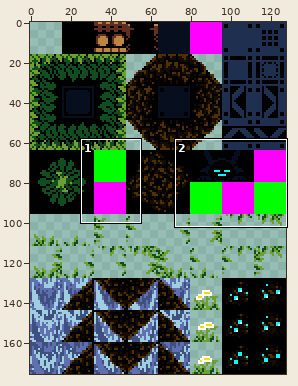
Two versions of one sprite sheet, img/ts_forest.png. Above: a wide view before the commit, with the close-up outlined.
Close-up. First the earlier version:
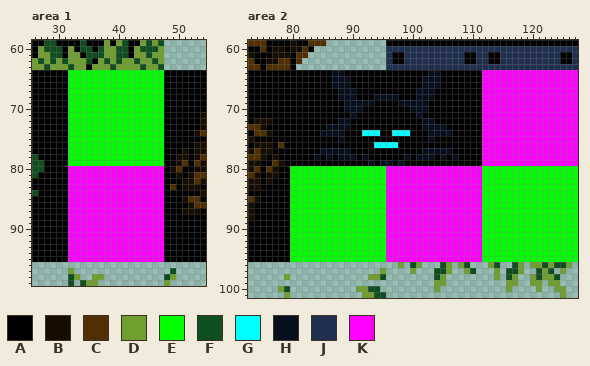
The file is 128x176 pixels. Shown: area 1: x 26..54, y 59..99; area 2: x 73..127, y 59..101.
Palette (. is transparent): A #000000  B #160d00  C #503000  D #6f9f2f  E #00ff00  F #0f4f1f  G #00ffff  H #070f1f  J #1f2f4f  K #ff00ff
Pixels before, area 1, first column x 26:
 59 AAFFAAAAFAAADADFAADFDF.......
 60 ADFFFADAFFAFDDFFADFFFD.......
 61 ADDFFADDAFFFDDFFADDFDD.......
 62 DFDFDFDDDFADFDFDDFDDFD.......
 63 DDFDDDFDDADDDFDDDDFDDF.......
 64 AAAAAAEEEEEEEEEEEEEEEEAAAAAAA
 65 AAAAAAEEEEEEEEEEEEEEEEAAAAAAA
 66 AAAAAAEEEEEEEEEEEEEEEEAAAAAAA
 67 AAAAAAEEEEEEEEEEEEEEEEAAAAAAA
 68 AAAAAAEEEEEEEEEEEEEEEEAAAAAAA
 69 AAAAAAEEEEEEEEEEEEEEEEAAAAAAA
 70 AAAAAAEEEEEEEEEEEEEEEEAAAAAAA
 71 AAAAAAEEEEEEEEEEEEEEEEAAAAAAB
 72 AAAAAAEEEEEEEEEEEEEEEEAAAAAAB
 73 AAAAAAEEEEEEEEEEEEEEEEAAAAAAB
 74 AAAAAAEEEEEEEEEEEEEEEEAAAAABC
 75 AAAAAAEEEEEEEEEEEEEEEEAAAAAAA
 76 AAAAAAEEEEEEEEEEEEEEEEAAAAABB
 77 AAAAAAEEEEEEEEEEEEEEEEAAABABB
 78 FAAAAAEEEEEEEEEEEEEEEEAABBABC
 79 FFAAAAEEEEEEEEEEEEEEEEAABCACB
 80 FFAAAAKKKKKKKKKKKKKKKKABCAABB
 81 FAAAAAKKKKKKKKKKKKKKKKAABABCC
 82 AAAAAAKKKKKKKKKKKKKKKKAAABBCB
 83 AAAAAAKKKKKKKKKKKKKKKKACABBBA
 84 FAAAAAKKKKKKKKKKKKKKKKAAAAAAB
 85 AAAAAAKKKKKKKKKKKKKKKKAAABCCA
 86 AAAAAAKKKKKKKKKKKKKKKKAAAABCC
 87 AAAAAAKKKKKKKKKKKKKKKKAAABBBA
 88 AAAAAAKKKKKKKKKKKKKKKKAAAAAAA
 89 AAAAAAKKKKKKKKKKKKKKKKAAAAAAA
 90 AAAAAAKKKKKKKKKKKKKKKKAAAAAAA
 91 AAAAAAKKKKKKKKKKKKKKKKAAAAAAA
 92 AAAAAAKKKKKKKKKKKKKKKKAAAAAAA
 93 AAAAAAKKKKKKKKKKKKKKKKAAAAAAA
 94 AAAAAAKKKKKKKKKKKKKKKKAAAAAAA
 95 AAAAAAKKKKKKKKKKKKKKKKAAAAAAA
 96 .............................
 97 ......D................F.....
 98 ......FD..DD..........FD.....
 99 ......F.FDD...........D......
Pixels before, area 2, first column x 73:
 59 CCCAAAABAACCC..........AAAAAAAAAAAAAAAAAAAAAAAAAAAAAAAA
 60 AACABBABBCA............JJJJJJJJJJJJJJJJJJJJJJJJJJJJJJJJ
 61 BAAABBBACC.............JAAJJJJJJJJJJAAJJAAJJJJJJJJJJAAJ
 62 CAABBCCAC..............JAAJJJJJJJJJJAAJJAAJJJJJJJJJJAAJ
 63 CCACCCCA...............JJJJJJJJJJJJJJJJJJJJJJJJJJJJJJJJ
 64 AAAAAAAAAAAAAAHHAAAAAAAAAAAAAAHHAAAAAAAKKKKKKKKKKKKKKKK
 65 AAAAAAAAAAAAAAHHHAAAAAAAAAAAAHHHAAAAAAAKKKKKKKKKKKKKKKK
 66 AAAAAAAAAAAAAAHHHAAAAAAAAAAAAHHHAAAAAAAKKKKKKKKKKKKKKKK
 67 AAAAAAAAAAAAAAAHHHAAAAAAAAAAHHHAAAAAAAAKKKKKKKKKKKKKKKK
 68 AAAAAAAAAAAAAAAHHHAAAHHHHAAAHHHAAAAAAAAKKKKKKKKKKKKKKKK
 69 AAAAAAAAAAAAAAAAHHHHHAAAAHHHHHAAAAAAAAAKKKKKKKKKKKKKKKK
 70 AAAAAAAAAAAAAAAAHHHAAAAAAAAHHHAAAAAAAAAKKKKKKKKKKKKKKKK
 71 AAAAAAAAAAAAAAAAAHAAAAAAAAAAHAAAAAAAAAAKKKKKKKKKKKKKKKK
 72 ABBBAAAAAAAAAAAHHAAAAAAAAAAAAHHAAAAAAAAKKKKKKKKKKKKKKKK
 73 CCBAAAAAAAAAAHHHHAAAAAAAAAAAAHHHHAAAAAAKKKKKKKKKKKKKKKK
 74 ACCBAAAAAAAAHHHHAAAGGGAAGGGAAAHHHHAAAAAKKKKKKKKKKKKKKKK
 75 BAAAAAAAAAAAAAAHAAAAAAAAAAAAAAHAAAAAAAAKKKKKKKKKKKKKKKK
 76 ABBBACAAAAAAAAAAAAAAAGGGGAAAAAAAAAAAAAAKKKKKKKKKKKKKKKK
 77 BCBBAAAAAAAAHHHHHAAAAAAAAAAAAHHHHHAAAAAKKKKKKKKKKKKKKKK
 78 CCBABAAAAAAHAHAHHHAHAAAAAAHAHHHAHAHAAAAKKKKKKKKKKKKKKKK
 79 BBAACBAAAAAAAAAAAAAAHAHHAHAAAAAAAAAAAAAKKKKKKKKKKKKKKKK
 80 BCACBAAEEEEEEEEEEEEEEEEKKKKKKKKKKKKKKKKEEEEEEEEEEEEEEEE
 81 CBABBAAEEEEEEEEEEEEEEEEKKKKKKKKKKKKKKKKEEEEEEEEEEEEEEEE
 82 BBABAAAEEEEEEEEEEEEEEEEKKKKKKKKKKKKKKKKEEEEEEEEEEEEEEEE
 83 BBAAAAAEEEEEEEEEEEEEEEEKKKKKKKKKKKKKKKKEEEEEEEEEEEEEEEE
 84 AAAAAAAEEEEEEEEEEEEEEEEKKKKKKKKKKKKKKKKEEEEEEEEEEEEEEEE
 85 CBAAAAAEEEEEEEEEEEEEEEEKKKKKKKKKKKKKKKKEEEEEEEEEEEEEEEE
 86 BAAAAAAEEEEEEEEEEEEEEEEKKKKKKKKKKKKKKKKEEEEEEEEEEEEEEEE
 87 BAAAAAAEEEEEEEEEEEEEEEEKKKKKKKKKKKKKKKKEEEEEEEEEEEEEEEE
 88 BAAAAAAEEEEEEEEEEEEEEEEKKKKKKKKKKKKKKKKEEEEEEEEEEEEEEEE
 89 AAAAAAAEEEEEEEEEEEEEEEEKKKKKKKKKKKKKKKKEEEEEEEEEEEEEEEE
 90 AAAAAAAEEEEEEEEEEEEEEEEKKKKKKKKKKKKKKKKEEEEEEEEEEEEEEEE
 91 AAAAAAAEEEEEEEEEEEEEEEEKKKKKKKKKKKKKKKKEEEEEEEEEEEEEEEE
 92 AAAAAAAEEEEEEEEEEEEEEEEKKKKKKKKKKKKKKKKEEEEEEEEEEEEEEEE
 93 AAAAAAAEEEEEEEEEEEEEEEEKKKKKKKKKKKKKKKKEEEEEEEEEEEEEEEE
 94 AAAAAAAEEEEEEEEEEEEEEEEKKKKKKKKKKKKKKKKEEEEEEEEEEEEEEEE
 95 AAAAAAAEEEEEEEEEEEEEEEEKKKKKKKKKKKKKKKKEEEEEEEEEEEEEEEE
 96 .........................D.FD...FD.DF...DF..FD.DDFDFFD.
 97 ......................D....D...FFD..DF...D.FFD..FDF.D..
 98 ......D.............DDF........FD........D.FD..DFDDF...
 99 ...............................DD..........DD..DD.DD...
100 .....DF...........DDFF.........D...........D....D..DD..
101 ......D............DDFF.............................D..
Once edited:
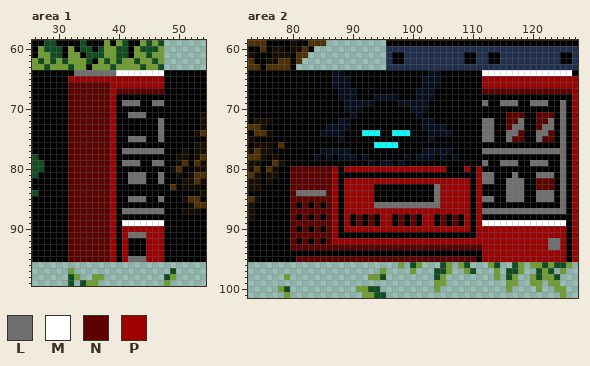
Colours new in this view: L #6f6f6f  M #ffffff  N #5f0000  P #9f0000
From old to new:
Changed rows in their new state; - is an unchanged pixel.
Area 1:
first column x 32:
 64 ALLLLLLLMMMMMMMM
 65 PPPPPPPPPPPPPPPP
 66 NNNNNNNPPPPPPPPP
 67 NNNNNNNPNNNNNNNN
 68 NNNNNNNPAAAAAAAA
 69 NNNNNNNPALLLAALL
 70 NNNNNNNPAAAAAAAA
 71 NNNNNNNPAALLLAAA
 72 NNNNNNNPAAAAAAAL
 73 NNNNNNNPAAAAAAAL
 74 NNNNNNNPAAAAAAAL
 75 NNNNNNNPAALLLAAL
 76 NNNNNNNPAAAAAAAA
 77 NNNNNNNPALLLLLLL
 78 NNNNNNNPAAAAAAAA
 79 NNNNNNNPALLLAALL
 80 NNNNNNNPAAAAAAAA
 81 NNNNNNNPAALLLAAL
 82 NNNNNNNPAALLLAAL
 83 NNNNNNNPAAAAAAAA
 84 NNNNNNNPAAAAAAAA
 85 NNNNNNNPAALLLAAL
 86 NNNNNNNPAAAAAAAA
 87 NNNNNNNPALLLLLLL
 88 NNNNNNNPAAAAAAAA
 89 NNNNNNNPAMMMMMMM
 90 NNNNNNNPAPPPPPPP
 91 NNNNNNNPAPLLLPPP
 92 NNNNNNNPAPAAAPPP
 93 NNNNNNNPAPAAAPPP
 94 NNNNNNNPAPAAAPPP
 95 NNNNNNNPAPLLLPPP
Area 2:
first column x 80:
 64 --------------------------------MMMMMMMMMMMMMMMA
 65 --------------------------------PPPPPPPPPPPPPPPP
 66 --------------------------------PPPPPPPPPPPPPPPP
 67 --------------------------------NNNNNNNNNNNNNNNP
 68 --------------------------------AAAAAAAAAAAAAAAP
 69 --------------------------------LAALLLAALLLAALAP
 70 --------------------------------AAAAAAAAAAAAALAP
 71 --------------------------------AAAANNNAANNNALAP
 72 --------------------------------LLAANNLAANNLALAP
 73 --------------------------------LLAANLLAANLLALAP
 74 --------------------------------LLAALLNAALLNALAP
 75 --------------------------------LLAALNNAALNNALAP
 76 --------------------------------AAAAAAAAAAAAALAP
 77 --------------------------------LLLLLLLLLLLLLLAP
 78 --------------------------------AAAAAAAAAAAAALAP
 79 --------------------------------LAALLLAALLLAALAP
 80 NNNNNNNPAPPPPPPPPPPPPPPPPPAAAPAPAAAAAAAAAAAAALAP
 81 NNNNNNNPAAAAAAAAAAAAAAAAAAAAAAAPLLAAALAAALLLALAP
 82 NNNNNNNPAPPPPPPPPPPPPPPPPPPPPPAPLLAALLLAANNNALAP
 83 NNNNNNNPAPPPPPAAAAAAAAAALPPPPPAPAAAALLLAANNNALAP
 84 NLLLLLNPAPPPPPAAAAAAAAAALPPPPPAPAAAALLLAALLLALAP
 85 NNNNNNNPAPPPPPAAAAAAAAAALPPPPPAPLLAALLLAALLLALAP
 86 NANANANPAPPPPPLLLLLLLLLLLPPPPPAPAAAAAAAAAAAAALAP
 87 NNNNNNNPAPPPPPPPPPPPPPPPPPPPPPAPLLLLLLLLLLLLLLAP
 88 NANANANPAPANANAPPANANAPPANANAPAPAAAAAAAAAAAAAAAP
 89 NNNNNNNPAPANANAPPANANAPPANANAPAPMMMMMMMMMMMMMMAP
 90 NANANANPAPPPPPPPPPPPPPPPPPPPPPAPPPPPPPPPPPPPPPAP
 91 NNNNNNNPAAAAAAAAAAAAAAAAAAAAAAAPPPPPPPPPPPPPPPAP
 92 NANANANPPPPPPPPPPPPPPPPPPPPPPPPPPPPPPPPPPPPLLPAP
 93 NNNNNNNNNNNNNNNNNNNNNNNNNNNNNNNNPPPPPPPPPPPLLPAP
 94 AAAAAAAAAAAAAAAAAAAAAAAAAAAAAAAAPPPPPPPPPPPPPPAP
 95 ANNNNNNNNNNNNNNNNNNNNNNNNNNNNNNAPPPPPPPPPPPPPPAP
